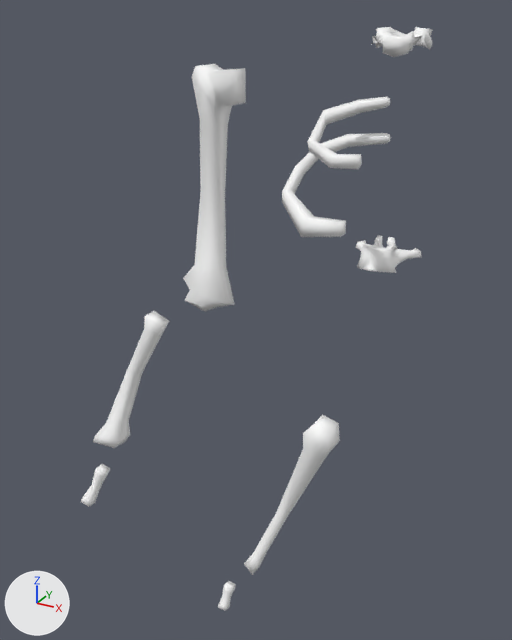
The OBJ model StealWorks GameJam/Assets/Models/Bones/Bone_Arm_L.obj: old version first, new version second.
One viewpoint serves both versions: a 50 mm lens placed at (5.26, -15.29, 34.92), pointed at (-3.87, 1.32, 26.62). Every picture has the same lights, and +X, +Y and +Z are marked at lower left. Where no turn or scale is listed for an object, it has been applied to the vertices.

Objects in the first picture: 'BONES_ARM.R.002', 'BONES_ARM.R.003', 'BONES_ARM.R.004', 'BONES_ARM.R.013', 'BONES_ARM.R.019', 'BONES_RIBCAGE.006', 'BONES_RIBCAGE.010', 'BONES_SPINE.009', 'BONES_SPINE.018'.
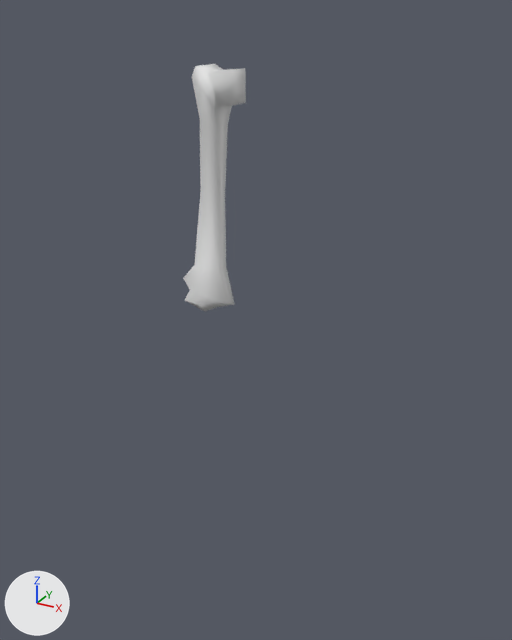
The newer file is also turned or shifted as a whole; pictures and numbers use the older file's frame.

The change in detail:
me_bones_arm_r_002 has 40 vertices, 38 faces and spans x -6.15..-4.39, y 0.62..1.69, z 26.76..33.59.
me_bones_arm_r_002 is used by ob_bones_arm_r_002; location (0.0, 0.0, 0.0).
me_bones_arm_r_002 no longer uses material mat_material_001 (white #ffffff).
me_bones_arm_r_002 part 1: its shading normals changed.
Object 'BONES_ARM.R.003' (ob_bones_arm_r_003) is deleted.
Object 'BONES_ARM.R.004' (ob_bones_arm_r_004) is deleted.
Object 'BONES_ARM.R.013' (ob_bones_arm_r_013) is deleted.
Object 'BONES_ARM.R.019' (ob_bones_arm_r_019) is deleted.
Object 'BONES_RIBCAGE.006' (ob_bones_ribcage_006) is deleted.
Object 'BONES_RIBCAGE.010' (ob_bones_ribcage_010) is deleted.
Object 'BONES_SPINE.009' (ob_bones_spine_009) is deleted.
Object 'BONES_SPINE.018' (ob_bones_spine_018) is deleted.

Changed parts and their boxes (x1, y1, x2, y2) in the pictures (512 x 640 px):
'BONES_ARM.R.002', recoloured, shading changed
    both: (183, 64, 246, 312)
'BONES_ARM.R.004', deleted
    before: (244, 415, 340, 575)
'BONES_ARM.R.003', deleted
    before: (93, 311, 169, 448)
'BONES_RIBCAGE.010', deleted
    before: (282, 133, 390, 237)
'BONES_RIBCAGE.006', deleted
    before: (307, 97, 390, 169)
'BONES_SPINE.009', deleted
    before: (356, 235, 422, 273)
'BONES_SPINE.018', deleted
    before: (371, 27, 433, 57)
'BONES_ARM.R.013', deleted
    before: (81, 464, 110, 507)
'BONES_ARM.R.019', deleted
    before: (218, 581, 236, 611)
